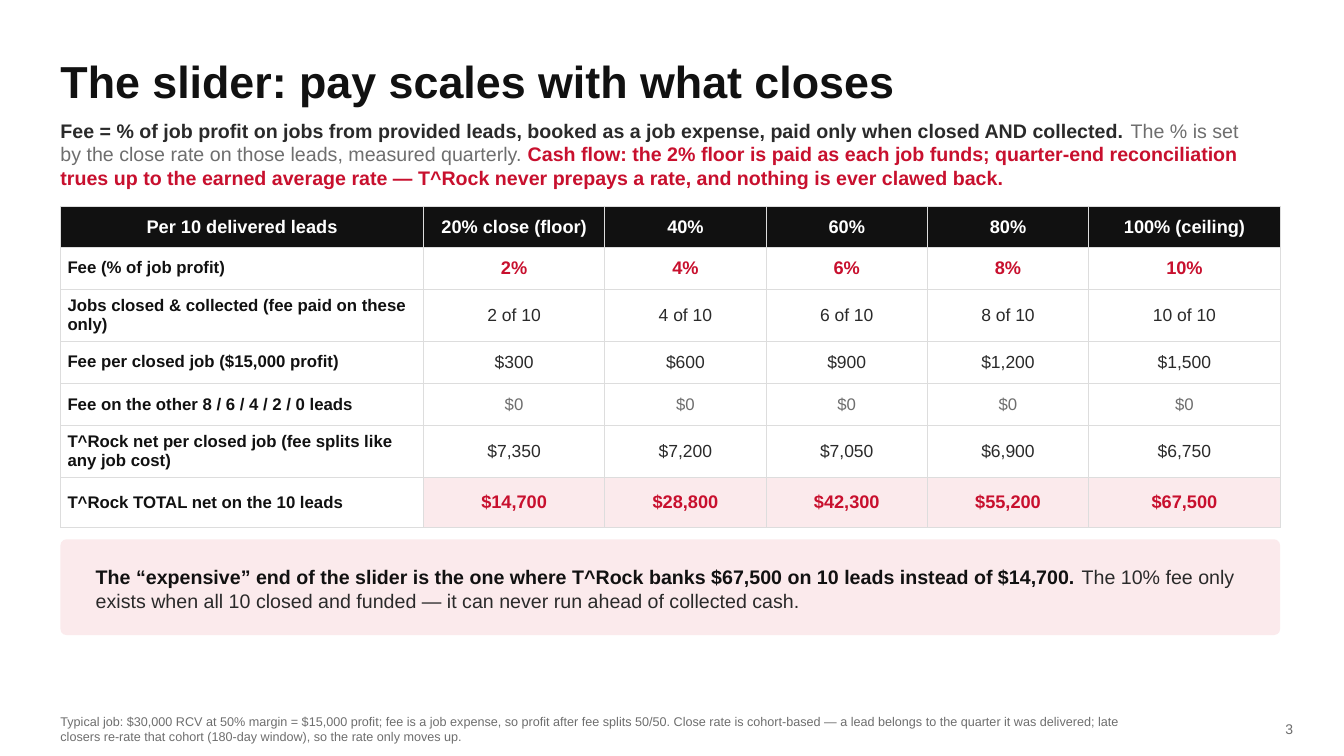
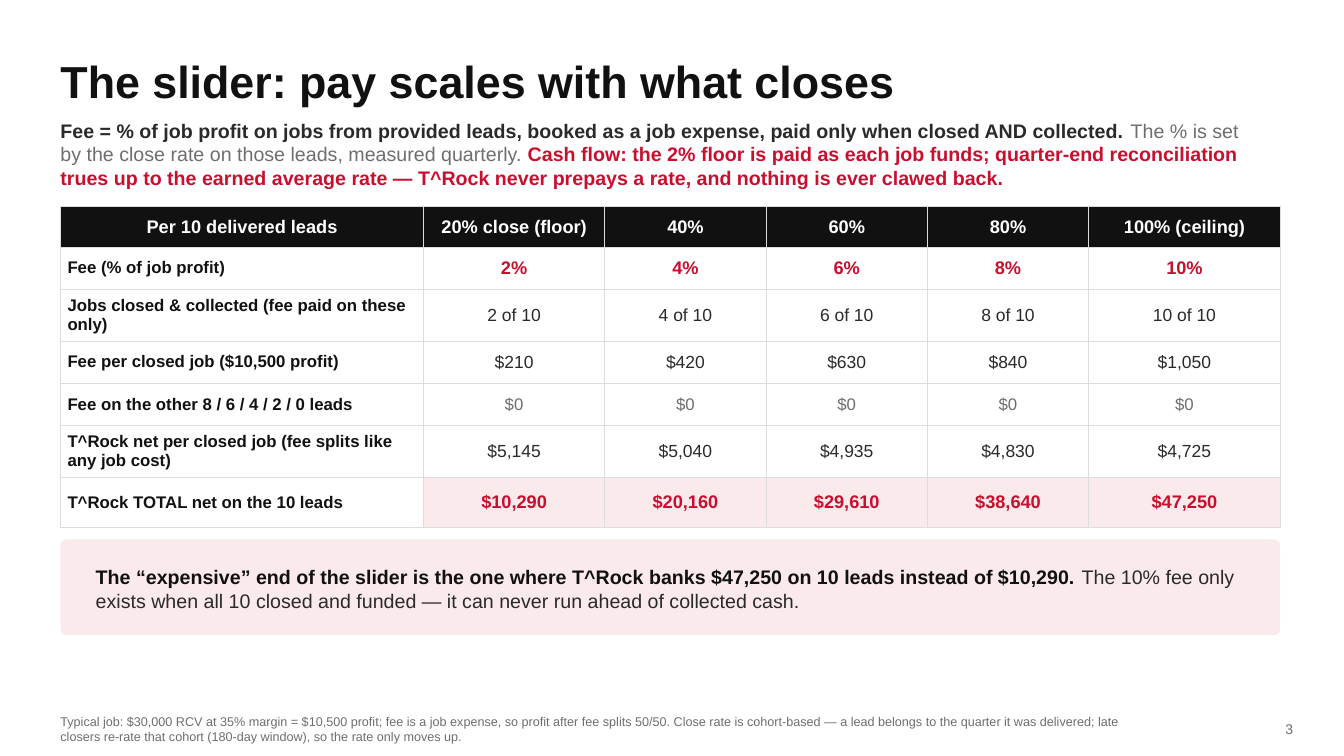
Before and after one commit to DommyD26/roofing-site-template, a slide deck: slide 3 of pitch/Commission-Plan.pptx. Drawn at 1344x756 pixels with LibreOffice and Linux fonts; fonts in the diff are those of the drawing. Boxes give left, top, right and bottom in pixels: in the first picture for what was removed or moved away, otherwise in the second. Text is boxed around its words. In the diff, an @@ line names an element or a change of style, - is before the commit and + after.

```diff
--- a/pitch/Commission-Plan.pptx
+++ b/pitch/Commission-Plan.pptx
@@ table at (x1=60, y1=207, x2=1280, y2=515) @@
-row 4: Fee per closed job ($15,000 profit) | $300 | $600 | $900 | $1,200 | $1,500
+row 4: Fee per closed job ($10,500 profit) | $210 | $420 | $630 | $840 | $1,050
-row 6: T^Rock net per closed job (fee splits like any job cost) | $7,350 | $7,200 | $7,050 | $6,900 | $6,750
+row 6: T^Rock net per closed job (fee splits like any job cost) | $5,145 | $5,040 | $4,935 | $4,830 | $4,725
-row 7: T^Rock TOTAL net on the 10 leads | $14,700 | $28,800 | $42,300 | $55,200 | $67,500
+row 7: T^Rock TOTAL net on the 10 leads | $10,290 | $20,160 | $29,610 | $38,640 | $47,250
@@ text at (x1=96, y1=569, x2=1234, y2=608): text changed @@
-The “expensive” end of the slider is the one where T^Rock banks $67,500 on 10 leads instead of $14,700. The 10% fee only exists when all 10 closed and funded — it can never run ahead of collected cash.
+The “expensive” end of the slider is the one where T^Rock banks $47,250 on 10 leads instead of $10,290. The 10% fee only exists when all 10 closed and funded — it can never run ahead of collected cash.
@@ text at (x1=60, y1=717, x2=1118, y2=744): text changed @@
-Typical job: $30,000 RCV at 50% margin = $15,000 profit; fee is a job expense, so profit after fee splits 50/50. Close rate is cohort-based — a lead belongs to the quarter it was delivered; late closers re-rate that cohort (180-day window), so the rate only moves up.
+Typical job: $30,000 RCV at 35% margin = $10,500 profit; fee is a job expense, so profit after fee splits 50/50. Close rate is cohort-based — a lead belongs to the quarter it was delivered; late closers re-rate that cohort (180-day window), so the rate only moves up.
```
Also in this commit, not shown: 3 other slides changed, 1 other file.
